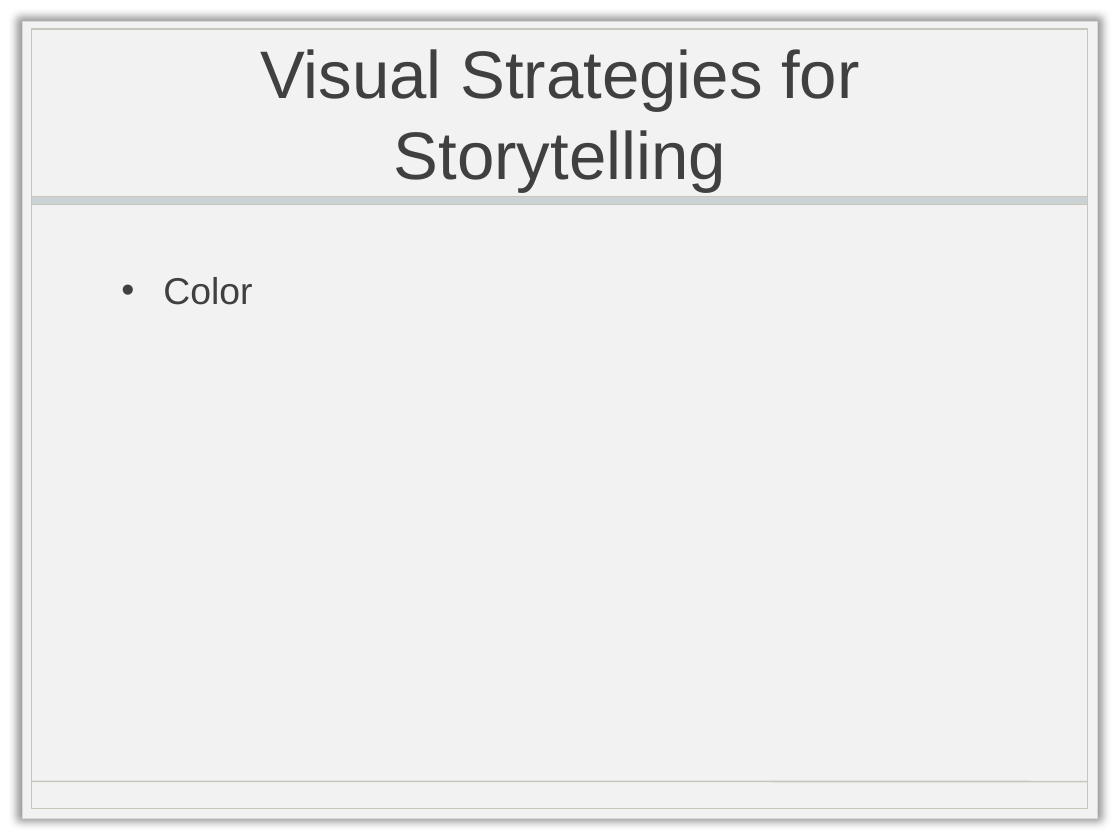
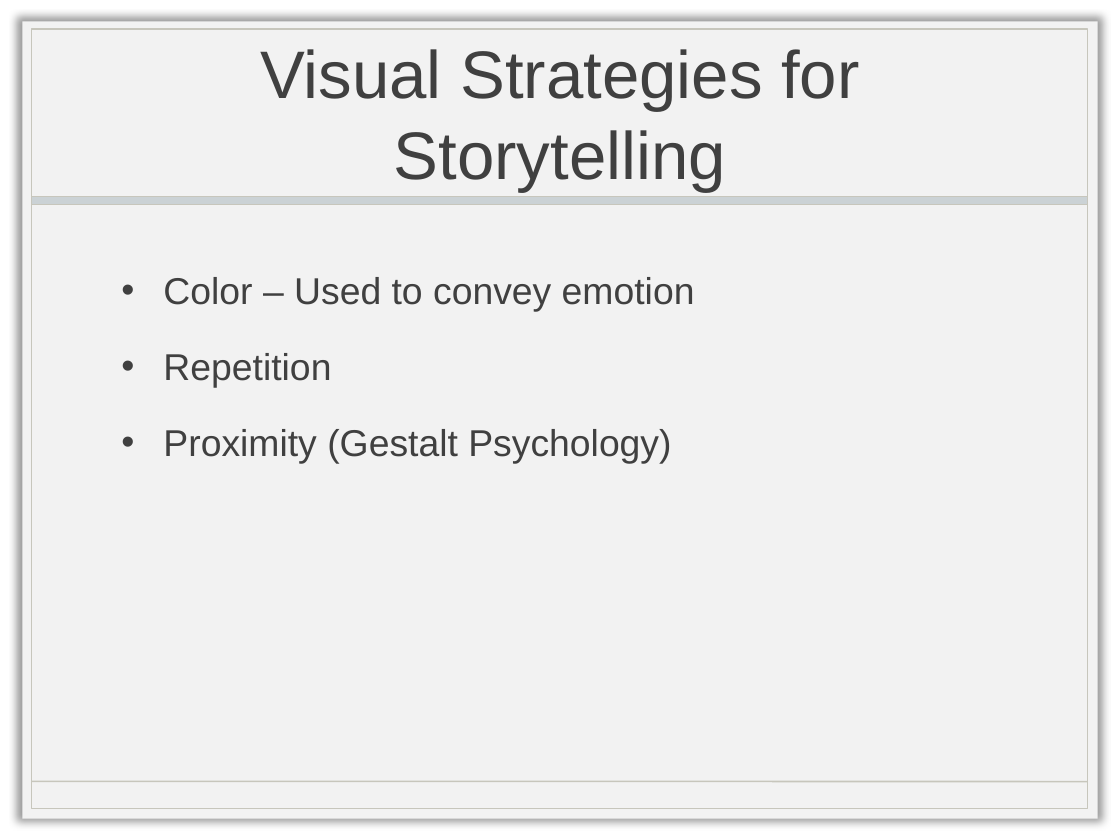
Before and after one commit to doctorlam/tecm4180, a slide deck: slide 9 of readings/storytelling.pptx. Drawn at 1120x840 pixels with LibreOffice and Linux fonts; fonts in the diff are those of the drawing; background and template pictures are left out. Boxes give left, top, right and bottom in pixels: in the first picture for what was removed or moved away, otherwise in the second. Text is boxed around its words. In the diff, an @@ line names an element or a change of style, - is before the commit and + after.

Commit message:
updated storytelling ppt and resources page to add ppt file

```diff
--- a/readings/storytelling.pptx
+++ b/readings/storytelling.pptx
@@ text at (163, 277, 695, 463): text changed @@
-• Color
+• Color – Used to convey emotion
+• Repetition
+• Proximity (Gestalt Psychology)
```
Also in this commit, not shown: 3 other slides changed, 2 slides added, 2 slides removed, 6 other files.
